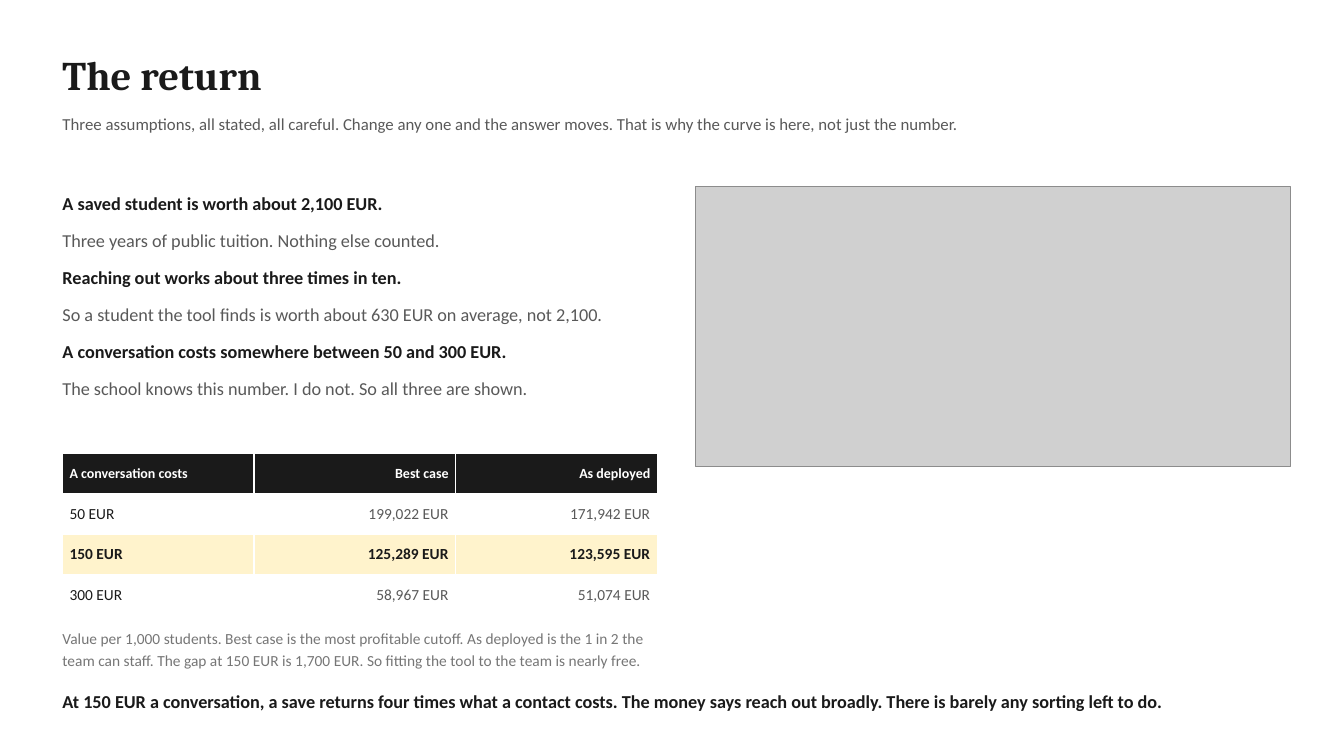
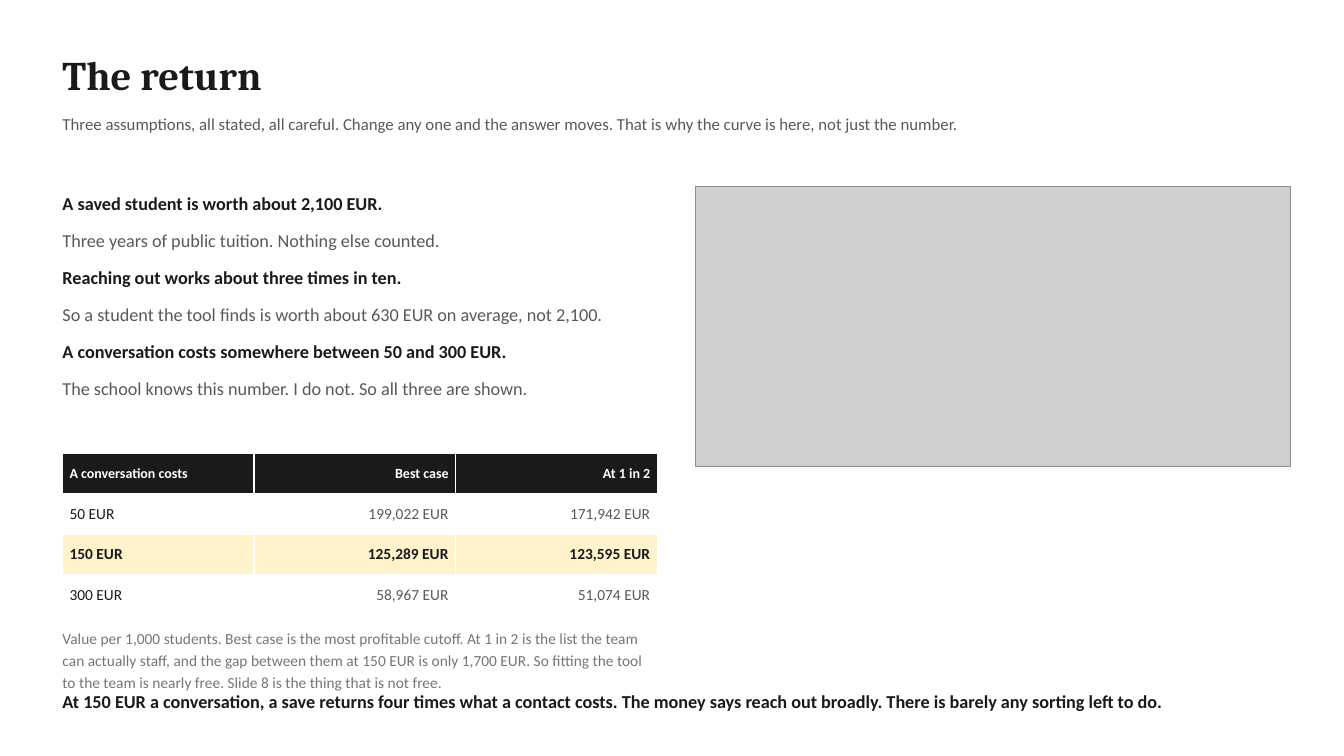
Before and after one commit to jeryldev/pgdaiml-capstone, a slide deck: slide 5 of presentations/business.pptx. Drawn at 1344x756 pixels with LibreOffice and Linux fonts; fonts in the diff are those of the drawing; grey boxes stand for pictures. Boxes give left, top, right and bottom in pixels: in the first picture for what was removed or moved away, otherwise in the second. Text is boxed around its words. In the diff, an @@ line names an element or a change of style, - is before the commit and + after.

```diff
--- a/presentations/business.pptx
+++ b/presentations/business.pptx
@@ table at bbox=[63, 454, 657, 615] @@
-row 1, column 3: As deployed
+row 1, column 3: At 1 in 2
@@ text at bbox=[62, 633, 642, 691]: text changed @@
-Value per 1,000 students. Best case is the most profitable cutoff. As deployed is the 1 in 2 the team can staff. The gap at 150 EUR is 1,700 EUR. So fitting the tool to the team is nearly free.
+Value per 1,000 students. Best case is the most profitable cutoff. At 1 in 2 is the list the team can actually staff, and the gap between them at 150 EUR is only 1,700 EUR. So fitting the tool to the team is nearly free. Slide 8 is the thing that is not free.
```
Also in this commit, not shown: 4 other slides changed, 10 other files.
